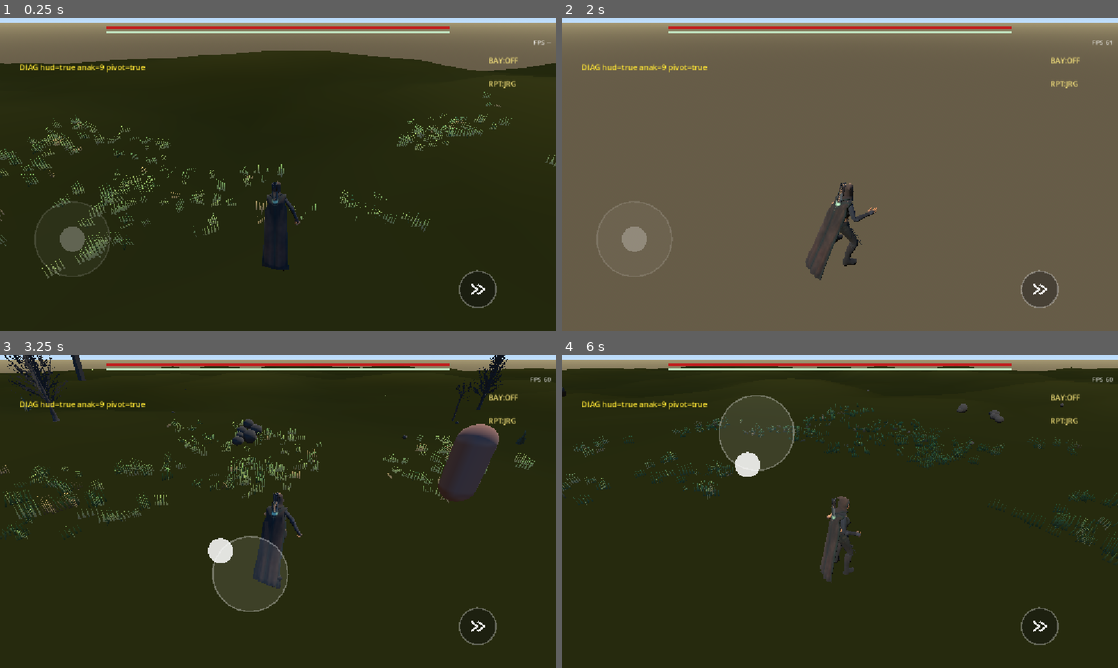
Above: before the commit, frames 1-4 (two rows, left to right).
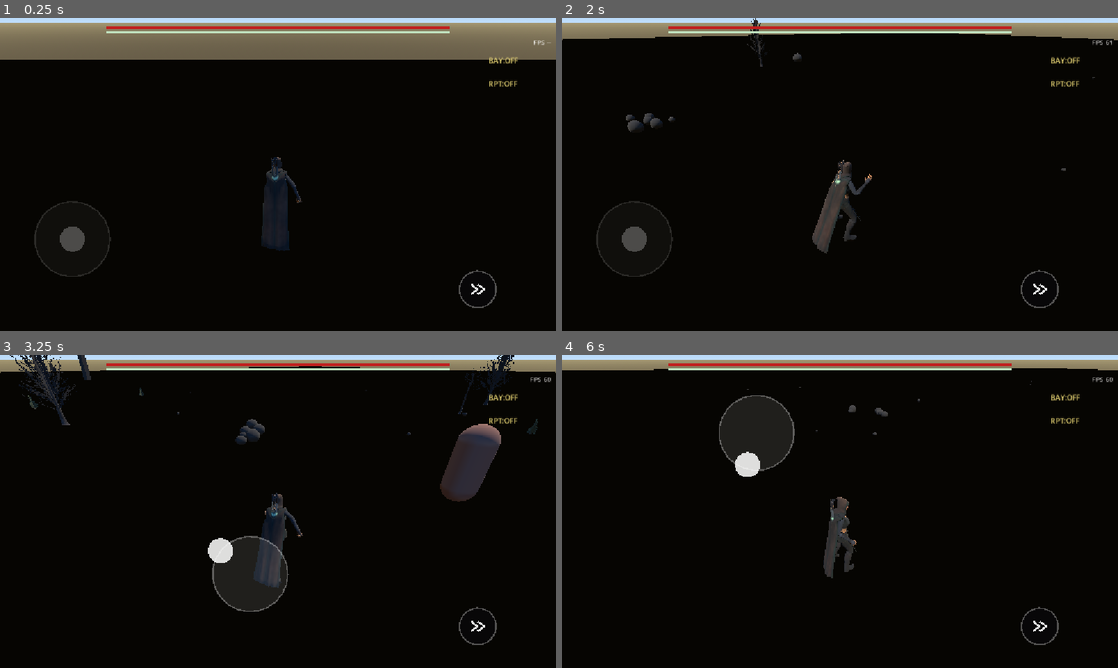
Above: after the commit, the same moments.

Repository: muzape28-blip/ZDEV-RPG
Game: Godot game, scene res://scenes/main.tscn
Two runs of this game, one before a commit and one after it. Both use one fixed random seed, a clock stepped at 60 frames per second and the inputs below.
Inputs (mouse positions are in pixels of both pictures, inside the frame that each line leads up to):
- Up to frame 1 (0.25 s): no input
- Up to frame 2 (2 s): drag from (1040, 290) to (895, 105) at 0.52 s; drag from (728, 190) to (812, 237) at 1.27 s
- Up to frame 3 (3.25 s): move the mouse to (333, 442) at 2.02 s; click (333, 442) at 2.17 s; drag from (250, 574) to (111, 464) at 2.77 s
- Up to frame 4 (6 s): move the mouse to (1006, 558) at 3.52 s; click (1006, 558) at 3.67 s; drag from (673, 464) to (756, 433) at 4.27 s; move the mouse to (867, 511) at 5.02 s; click (867, 511) at 5.17 s; drag from (756, 433) to (728, 527) at 5.77 s

The runs differ from the first frame. In frame 1, 86% of the frame differs, in the area x 0-100%, y 10-100%; in frame 2, 94%; in frame 3, 92%; in frame 4, 94%, in the area x 0-100%, y 3-100%.
Error after the commit: Parse Error: Cannot infer the type of "env" variable because the value doesn't have a set type. (res://scripts/main.gd:19)

Commit message:
PAKET BASIC + MATAHARI: padang datar pasir, anti-mobil, guard preventif, sun sky-shader
- medan: datar total + Box collider (kelas bug nyangkut musnah), pasir tan,
  landmark tetap, rumput tidur default (chip RPT siap)
- anti-mobil: pow 1.25, smoothing arah, turn-rate 26, zero-idle
- guard preventif CharacterBody3D: max_slides 6, wall_min_slide 15deg,
  floor_snap 0.6, stop_on_slope (riset bug dasar)
- ghost-input Android: bersihkan state sentuh saat FOCUS_OUT
- matahari: sky shader sun disc terkunci ke DirectionalLight

Co-authored-by: arena-agent <297053741+arena-agent@users.noreply.github.com>

Diff:
--- a/scripts/floating_joystick.gd
+++ b/scripts/floating_joystick.gd
@@ -52,6 +52,13 @@
 	queue_redraw()
 
 
+# Dipanggil HUD saat app kehilangan fokus: touch-release bisa hilang
+# saat pause => stick nyangkut (bug ghost-input Android). [moonlight #1536]
+func release_all() -> void:
+	if pressed:
+		_release()
+
+
 func _draw() -> void:
 	if not pressed:
 		origin = _hint_origin()
--- a/scripts/grass.gd
+++ b/scripts/grass.gd
@@ -5,7 +5,7 @@
 #  - variasi ukuran ±20%+ & skala per-clump [polycount Bajwa]
 #  - variasi warna frekuensi kecil + sedikit helai kering di sela hijau
 #  - crossed planes, alpha cutout, fade jarak, sway angin
-@export var density := 1  # 0 off, 1 jarang, 2 sedang
+@export var density := 0  # PADANG BASIC default tidur; 1 jarang, 2 sedang
 
 const BASE_COUNT := 700
 const REBUILD_DIST := 8.0
--- a/scripts/hud.gd
+++ b/scripts/hud.gd
@@ -29,9 +29,10 @@
 # Chip toggle DEBUG (sementara, kiri-atas = zona mati jempol).
 # Menu gear beneran = fase polish (non-goal sekarang).
 var shadow_on := false  # default OFF demi FPS low-end; chip BAY siap toggle
-var grass_density := 1
+var grass_density := 0  # PADANG BASIC: rumput tidur default; chip RPT siap
 var chip_shadow_lbl: Label = null
 var chip_grass_lbl: Label = null
+var joystick: Control = null
 
 
 func _ready() -> void:
@@ -60,7 +61,7 @@
 
 	_build_chips()
 
-	var joystick := Control.new()
+	joystick = Control.new()
 	joystick.set_script(load("res://scripts/floating_joystick.gd"))
 	joystick.anchor_right = 0.5
 	joystick.anchor_bottom = 1.0
@@ -116,7 +117,7 @@
 	var vp := get_viewport().get_visible_rect().size
 	chip_shadow_lbl = _chip("BAY:OFF", Vector2(vp.x - 140.0, 66.0))
 	chip_shadow_lbl.gui_input.connect(_on_chip_shadow)
-	chip_grass_lbl = _chip("RPT:JRG", Vector2(vp.x - 140.0, 114.0))
+	chip_grass_lbl = _chip("RPT:OFF", Vector2(vp.x - 140.0, 114.0))
 	chip_grass_lbl.gui_input.connect(_on_chip_grass)
 
 
@@ -225,6 +226,20 @@
 	return false
 
 
+# App pause bisa menelan touch-release => stick/zoom nyangkut.
+# Bersihkan semua state sentuh saat kehilangan fokus. [ghost-input Android]
+func _notification(what: int) -> void:
+	if what == NOTIFICATION_APPLICATION_FOCUS_OUT:
+		touch_pos.clear()
+		zoom_mode = false
+		last_pinch_d = 0.0
+		cam_drag_id = -1
+		if pivot != null:
+			pivot.dragging = false
+		if joystick != null and joystick.has_method("release_all"):
+			joystick.release_all()
+
+
 func _on_move(v: Vector2) -> void:
 	if player:
 		player.set_move_input(v)
--- a/scripts/main.gd
+++ b/scripts/main.gd
@@ -6,6 +6,23 @@
 func _ready() -> void:
 	Engine.max_fps = 45
 	_diag_hud()
+	_setup_sun_sky()
+
+
+# Matahari sky-shader terkunci ke arah DirectionalLight:
+# langit + cahaya = satu sumber kebenaran. [sky shader sun disc]
+func _setup_sun_sky() -> void:
+	var we := get_node_or_null("WorldEnvironment")
+	var sun := get_node_or_null("Sun")
+	if we == null or sun == null:
+		return
+	var env := we.environment
+	if env == null or env.sky == null:
+		return
+	var sm := ShaderMaterial.new()
+	sm.shader = load("res://shaders/sky_sun.gdshader")
+	env.sky.material = sm
+	sm.set_shader_parameter("sun_dir", sun.global_transform.basis.z)
 
 
 # ---- kontrol waktu: hitstop & slow-mo (real-time, tak terpengaruh scale) ----
--- a/scripts/player_controller.gd
+++ b/scripts/player_controller.gd
@@ -11,10 +11,18 @@
 var dash_timer := 0.0
 var dash_dir := Vector3(0.0, 0.0, -1.0)
 var cam: Node = null
+var move_smooth := Vector3.ZERO
 
 
 func _ready() -> void:
 	cam = get_node_or_null("CameraPivot")
+	# Guard preventif CharacterBody3D (riset bug dasar): anti-jitter dinding,
+	# anti-meluncur di lereng, snap tanah. [bugnet wall-jitter & slope-slide]
+	max_slides = 6
+	wall_min_slide_angle = deg_to_rad(15.0)
+	slide_on_ceiling = false
+	floor_snap_length = 0.6
+	floor_stop_on_slope = true
 
 
 func set_move_input(v: Vector2) -> void:
@@ -168,17 +176,23 @@
 		velocity.z = lunge_dir.z * 7.0
 	else:
 		var dir := _move_direction()
-		# ANALOG speed (permintaan UAT): stick dikit = jalan, penuh = lari
+		# PAKET ANTI-MOBIL: kurva pow 1.25 = rasa gas-pedal;
+		# smoothing arah = anti zig-zag overcorrection; turn-rate 26 =
+		# "menghadap" bukan "menyetir".
 		var mag := move_input.length()
-		var spd := 6.0 * mag
+		var spd := pow(mag, 1.25) * 6.0
 		if mag > 0.15 and spd < 2.0:
 			spd = 2.0
-		var target := dir * spd
+		if mag < 0.05 and is_on_floor():
+			velocity.x = 0.0  # zero saat idle di lantai: anti-drift gravitasi
+			velocity.z = 0.0
+		move_smooth = move_smooth.lerp(dir, clampf(14.0 * delta, 0.0, 1.0))
+		var target := move_smooth * spd
 		velocity.x = move_toward(velocity.x, target.x, accel * delta)
 		velocity.z = move_toward(velocity.z, target.z, accel * delta)
-		if dir.length_squared() > 0.001 and dash_timer <= 0.0 and rot_hold <= 0.0:
-			var target_yaw := atan2(dir.x, dir.z)
-			rotation.y = lerp_angle(rotation.y, target_yaw, 14.0 * delta)
+		if move_smooth.length_squared() > 0.001 and dash_timer <= 0.0 and rot_hold <= 0.0:
+			var target_yaw := atan2(move_smooth.x, move_smooth.z)
+			rotation.y = lerp_angle(rotation.y, target_yaw, 26.0 * delta)
 
 	move_and_slide()
 
--- a/scripts/terrain_generator.gd
+++ b/scripts/terrain_generator.gd
@@ -5,7 +5,7 @@
 # (stability > detail), Wilderless (variasi regional).
 @export var size := 300.0
 @export var resolution := 64
-@export var amplitude := 2.6
+@export var amplitude := 0.0  # PADANG BASIC: datar total; bukit = fase nanti
 @export var flat_radius := 12.0
 @export var blend_width := 18.0
 @export var seed_value := 11
@@ -31,10 +31,10 @@
 
 
 func _ground_color(h: float) -> Color:
-	# sabana HIJAU terang (permintaan UAT: tanah jangan gelap)
-	var base := Color(0.42, 0.48, 0.26)
-	var low := Color(0.28, 0.37, 0.19)
-	var high := Color(0.55, 0.62, 0.32)
+	# PADANG PASIR dasar: tan hangat, kontras sama karakter & landmark
+	var base := Color(0.62, 0.53, 0.38)
+	var low := Color(0.5, 0.42, 0.3)
+	var high := Color(0.7, 0.62, 0.45)
 	var t := clampf((h + amplitude) / (2.0 * amplitude), 0.0, 1.0)
 	var c := low.lerp(high, t)
 	# sedikit variasi regional biar nggak rata-membosankan
@@ -107,20 +107,13 @@
 	mi.cast_shadow = 0  # OFF: tanah menerima bayangan saja, tak casting (hemat)
 	add_child(mi)
 
-	# collision terrain: HeightMapShape3D (tool resmi — concave trimesh
-	# bikin CharacterBody nyangkut di internal edges, pelajaran UAT #9).
-	# API resmi 4.7: property map_data + spacing WAJIB 1 unit (docs).
-	var w := int(size) + 1
-	var hshape := HeightMapShape3D.new()
-	hshape.map_width = w
-	hshape.map_depth = w
-	var data := PackedFloat32Array()
-	for iz in range(w):
-		for ix in range(w):
-			data.append(get_height_at(-size * 0.5 + float(ix), -size * 0.5 + float(iz)))
-	hshape.map_data = data
+	# PADANG BASIC: kolisi Box sederhana = kelas bug "nyangkut/tenggelam"
+	# musnah; primitif > heightmap/trimesh untuk fase basic (riset bug dasar).
 	var body := StaticBody3D.new()
 	var col := CollisionShape3D.new()
-	col.shape = hshape
+	var box := BoxShape3D.new()
+	box.size = Vector3(size, 2.0, size)
+	col.shape = box
+	col.position = Vector3(0.0, -1.0, 0.0)
 	body.add_child(col)
 	add_child(body)
--- /dev/null
+++ b/shaders/sky_sun.gdshader
@@ -0,0 +1,22 @@
+shader_type sky;
+
+// Matahari sky-shader: disc tajam + halo lembut, arah dikunci ke
+// DirectionalLight (single source of truth). Murah: cuma 2 smoothstep
+// di atas gradasi langit. Teknik "specular di bola langit" [gamedev.net].
+uniform vec3 top_color : source_color = vec3(0.25, 0.5, 0.85);
+uniform vec3 horizon_color : source_color = vec3(0.8, 0.86, 0.95);
+uniform vec3 ground_color : source_color = vec3(0.55, 0.5, 0.4);
+uniform vec3 sun_color : source_color = vec3(1.0, 0.95, 0.8);
+uniform float sun_angle : hint_range(0.01, 0.2) = 0.05;
+uniform vec3 sun_dir = vec3(0.0, 0.6, -0.75);
+
+void sky() {
+	vec3 v = normalize(EYEDIR);
+	float h = clamp(v.y, -1.0, 1.0);
+	vec3 col = mix(horizon_color, top_color, pow(max(h, 0.0), 0.6));
+	col = mix(col, ground_color, smoothstep(0.0, -0.15, h));
+	float d = distance(v, normalize(sun_dir));
+	float disc = 1.0 - smoothstep(sun_angle * 0.85, sun_angle, d);
+	float halo = (1.0 - smoothstep(0.0, sun_angle * 6.0, d)) * 0.35;
+	COLOR = col + sun_color * (disc * 3.0 + halo);
+}
